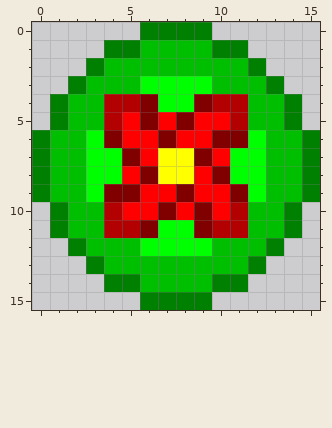
Pixel-art sprite: sprites/peg-b_0.png. The picture above is the old version.
The file is 16x16 pixels.
Now the later version:
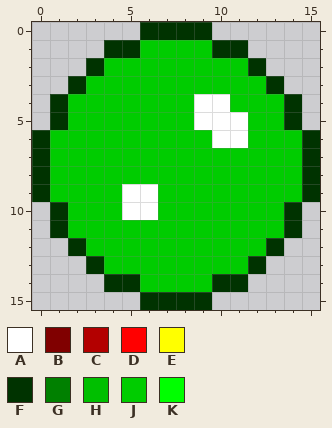
Palette (. is transparent): A #ffffff  B #800000  C #b30000  D #ff0000  E #ffff00  F #003300  G #008000  H #00bf00  J #00cc00  K #00ff00
What changed:
@@ x 0..15 @@
- 0 ......GGGG......
- 1 ....GGHHHHGG....
- 2 ...GHHHHHHHHG...
- 3 ..GHHHKKKKHHHG..
- 4 .GHHCCBKKBCCHHG.
- 5 .GHHCDBDBDDCHHG.
- 6 GHHKBDDBDDBBKHHG
- 7 GHHKKBDEEBDKKHHG
- 8 GHHKKDBEEDBKKHHG
- 9 GHHKBBDDBDDBKHHG
-10 .GHHCDDBDBDCHHG.
-11 .GHHCCBKKBCCHHG.
-12 ..GHHHKKKKHHHG..
-13 ...GHHHHHHHHG...
-14 ....GGHHHHGG....
-15 ......GGGG......
+ 0 ......FFFF......
+ 1 ....FFJJJJFF....
+ 2 ...FJJJJJJJJF...
+ 3 ..FJJJJJJJJJJF..
+ 4 .FJJJJJJJAAJJJF.
+ 5 .FJJJJJJJAAAJJF.
+ 6 FJJJJJJJJJAAJJJF
+ 7 FJJJJJJJJJJJJJJF
+ 8 FJJJJJJJJJJJJJJF
+ 9 FJJJJAAJJJJJJJJF
+10 .FJJJAAJJJJJJJF.
+11 .FJJJJJJJJJJJJF.
+12 ..FJJJJJJJJJJF..
+13 ...FJJJJJJJJF...
+14 ....FFJJJJFF....
+15 ......FFFF......
Changed places in both pictures, as pixel boxes (x1, y1, x2, y2):
changed: (32, 22, 320, 310)
